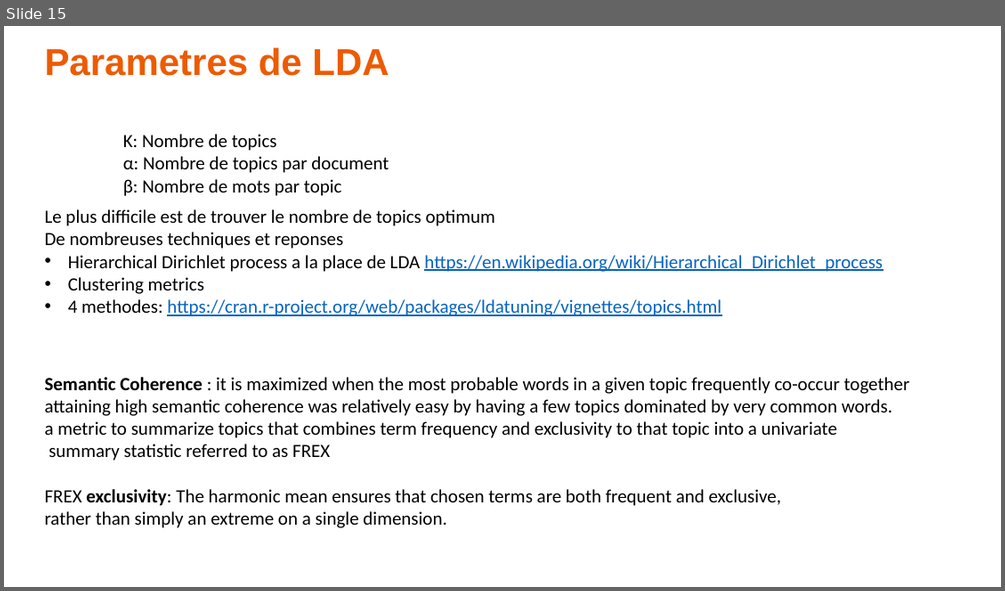
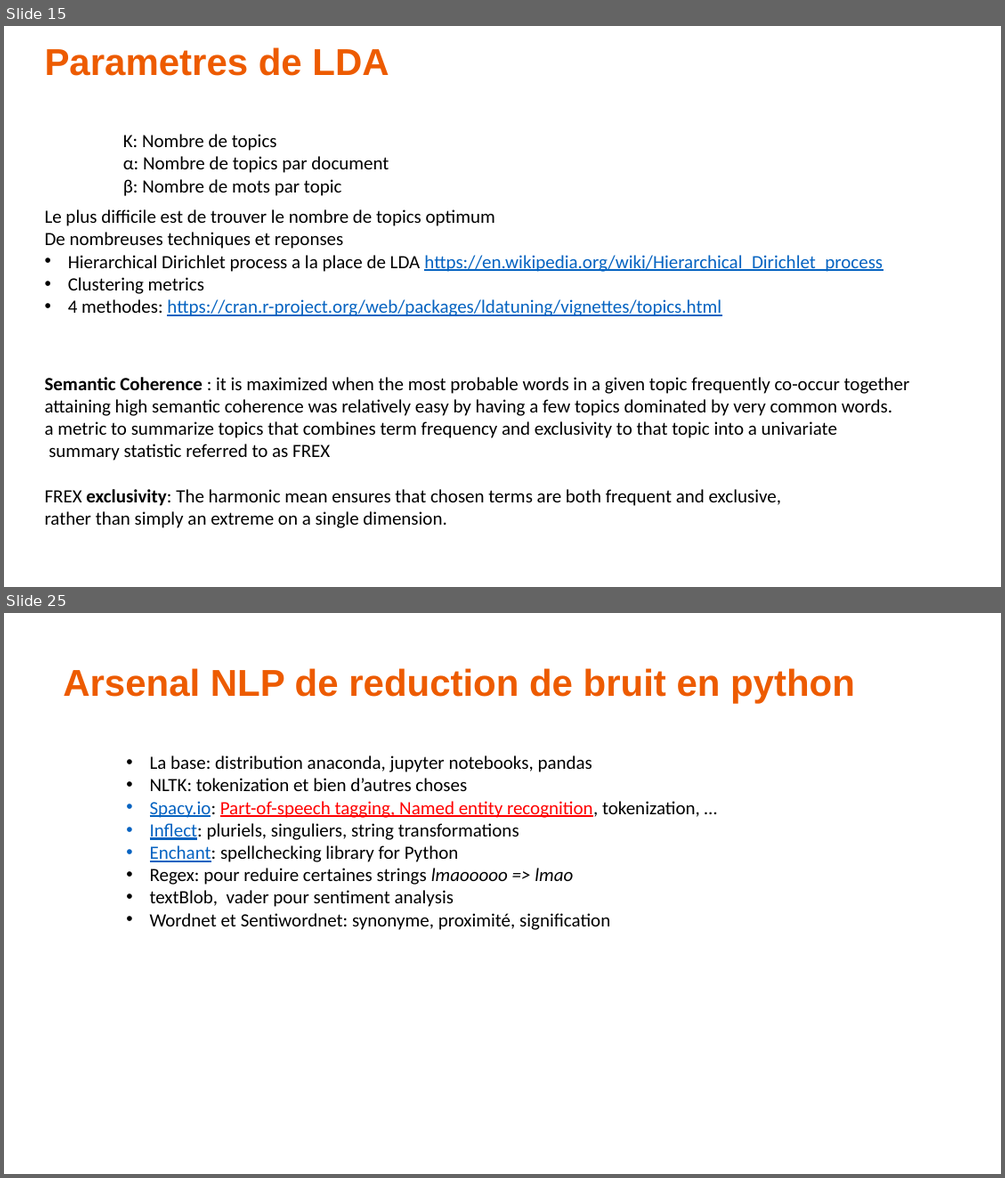
Before and after one commit to alexisperrier/upem-topic-modeling, a slide deck: UPEM-Topic_modeling.pptx. Shown one above the other, each under a label of ours: slide 15 before the commit, slides 15 and 25 after it; the slides between them are not shown. The pictures are 1005x591 and 1005x1178 pixels, drawn with LibreOffice and Linux fonts; fonts in the diff are those of the drawing. Boxes give left, top, right and bottom in pixels: in the first picture for what was removed or moved away, otherwise in the second. Text is boxed around its words. In the diff, an @@ line names an element or a change of style, - is before the commit and + after.

```diff
--- a/UPEM-Topic_modeling.pptx
+++ b/UPEM-Topic_modeling.pptx
@@ slide 25 added at box(4, 613, 1001, 1174), background #FFFFFF @@
@@ text added at box(63, 668, 855, 703), 36 pt, text #ED5B00, bold @@
+Arsenal NLP de reduction de bruit en python
@@ text added at box(150, 755, 700, 930), 18 pt, text #000000 @@
+• La base: distribution anaconda, jupyter notebooks, pandas
+• NLTK: tokenization et bien d’autres choses
+• Spacy.io: Part-of-speech tagging, Named entity recognition, tokenization, …
+• Inflect: pluriels, singuliers, string transformations
+• Enchant: spellchecking library for Python
+• Regex: pour reduire certaines strings lmaooooo => lmao
+• textBlob, vader pour sentiment analysis
+• Wordnet et Sentiwordnet: synonyme, proximité, signification
```
Also in this commit, not shown: 1 slide changed, 9 other slides added, 41 other files.
